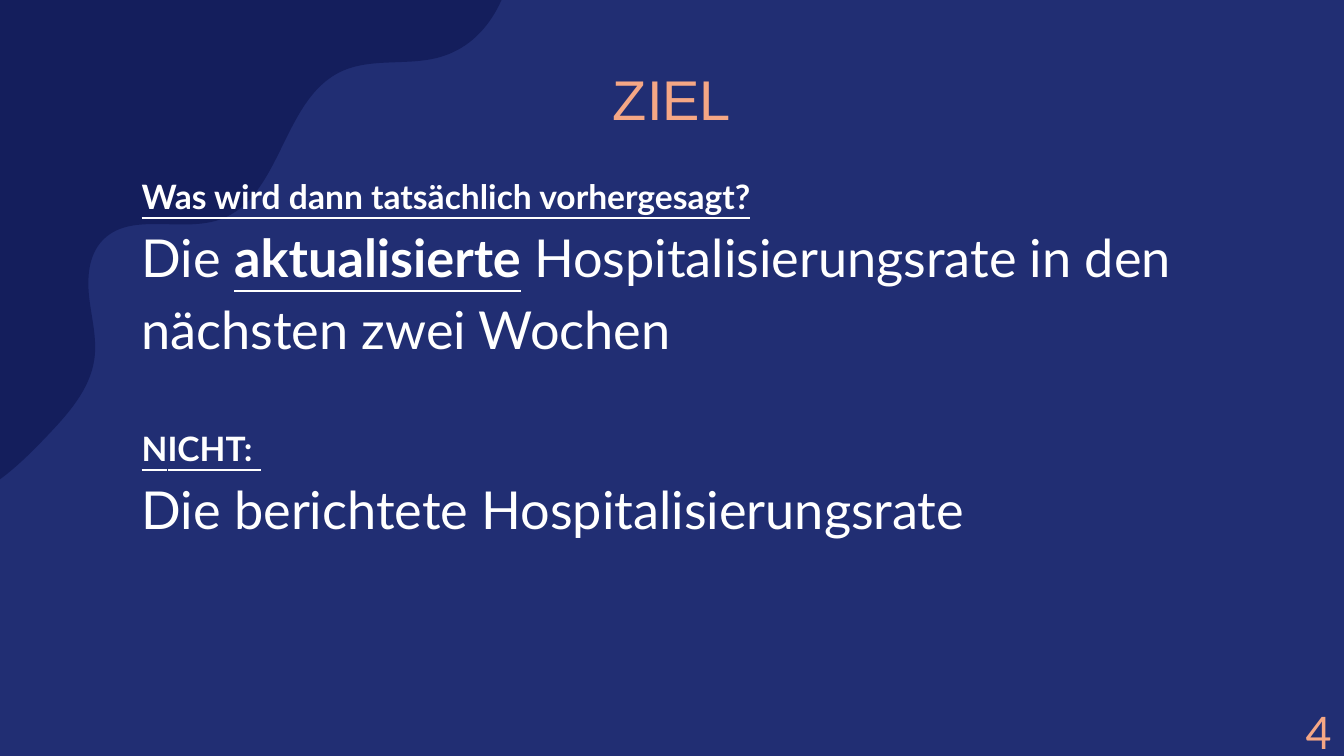
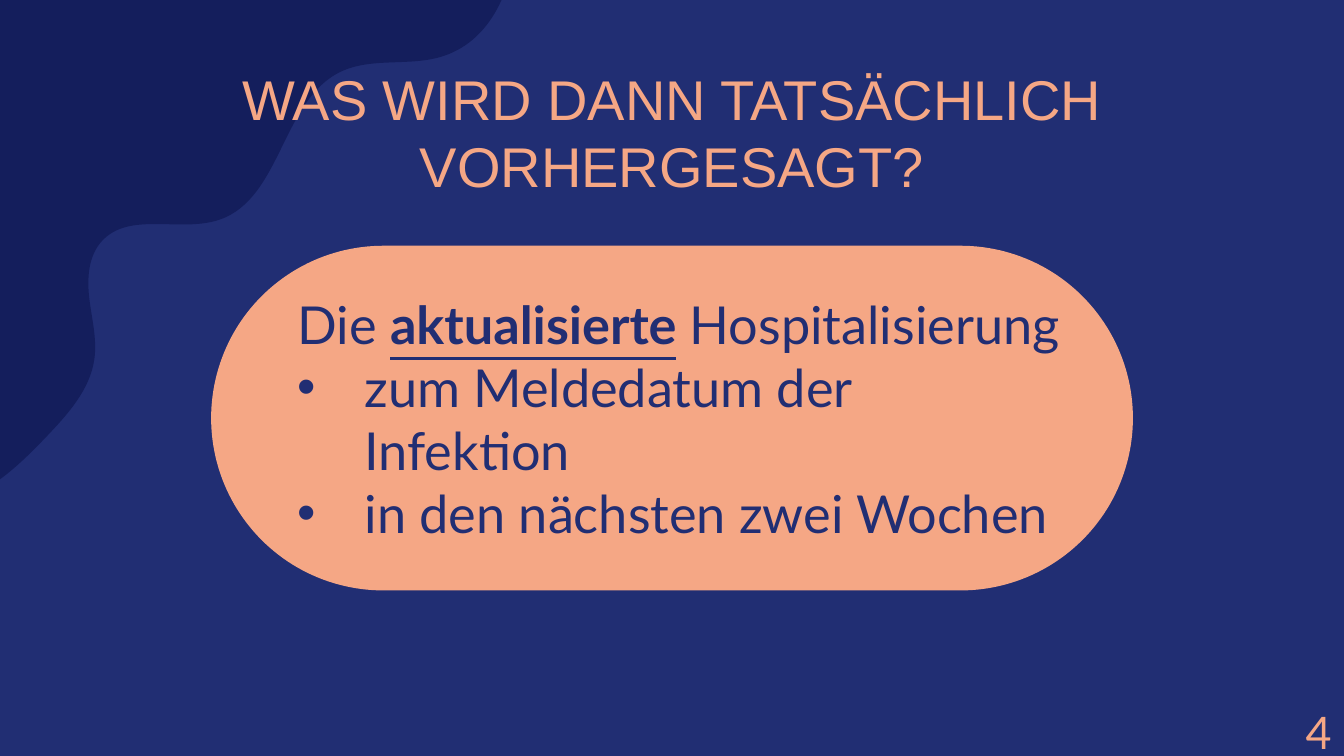
Before and after one commit to amarquard089/Covid19-Hospitalisierungsrate, a slide deck: slide 10 of Praesentation/COVID-19 Hospitalisierungsrate.pptx. Drawn at 1344x756 pixels with LibreOffice and Linux fonts; fonts in the diff are those of the drawing. Boxes give left, top, right and bottom in pixels: in the first picture for what was removed or moved away, otherwise in the second. Text is boxed around its words. In the diff, an @@ line names an element or a change of style, - is before the commit and + after.

Commit message:
ppt

```diff
--- a/Praesentation/COVID-19 Hospitalisierungsrate.pptx
+++ b/Praesentation/COVID-19 Hospitalisierungsrate.pptx
@@ title at (242,76,1101,188): text changed @@
-ZIEL
+WAS WIRD DANN TATSÄCHLICH VORHERGESAGT?
@@ text removed at (142,184,1171,539) @@
-Was wird dann tatsächlich vorhergesagt?
-Die aktualisierte Hospitalisierungsrate in den nächsten zwei Wochen
-NICHT:
-Die berichtete Hospitalisierungsrate
@@ rounded rectangle added at (211,246,1133,591), fill #F5A785, 28 pt, text #212E73 @@
+Die aktualisierte Hospitalisierung
+• zum Meldedatum der Infektion
+• in den nächsten zwei Wochen
```
Also in this commit, not shown: 5 other slides changed, 8 slides added, 5 slides removed, 20 other files.
